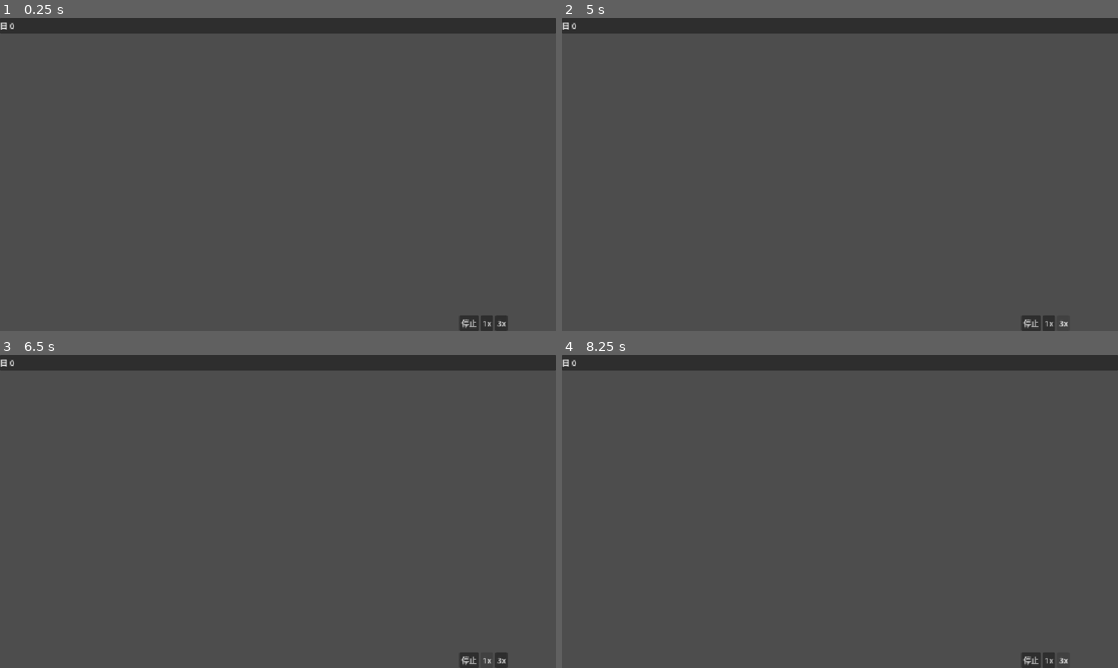
Above: before the commit, frames 1-4 (two rows, left to right).
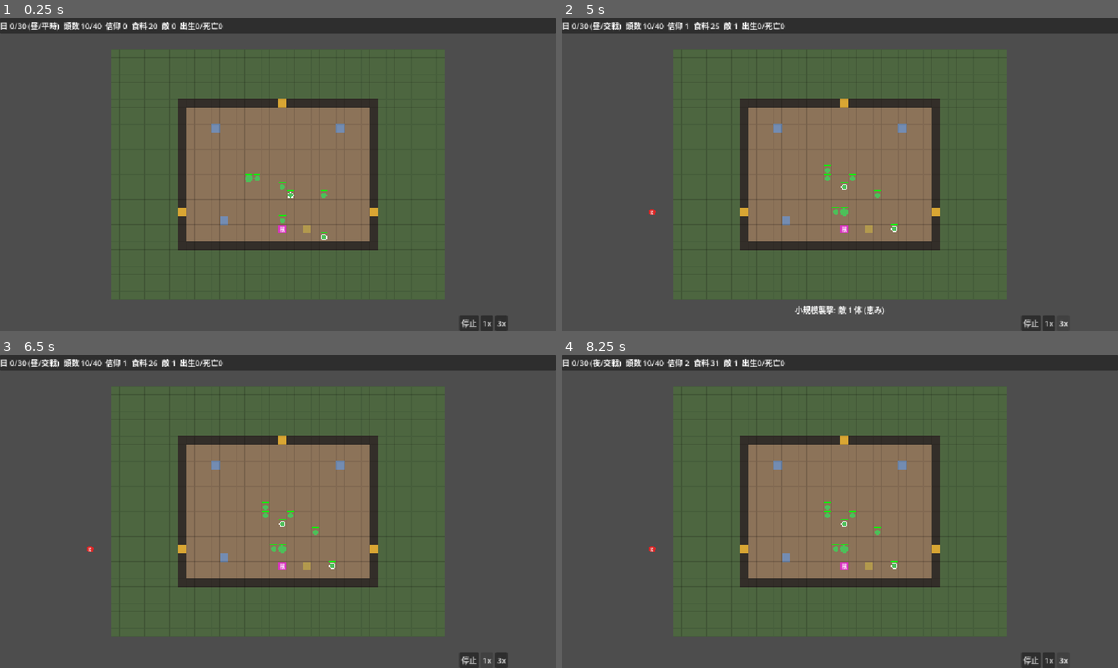
Above: after the commit, the same moments.

Repository: sashimihoutyou/GoblinColony
Game: Godot game, scene res://scenes/Main.tscn
The game is run twice, just before and just after one commit, with the same random seed, the same clock (stepped at 60 frames per second) and the same inputs.
Inputs:
- Up to frame 1 (0.25 s): no input
- Up to frame 2 (5 s): click "停止" at 0.5 s; click "1x" at 1.25 s; click "3x" at 2 s; click "停止" at 2.75 s; click "1x" at 3.5 s; click "3x" at 4.25 s
- Up to frame 3 (6.5 s): click "停止" at 5 s; click "1x" at 5.75 s
- Up to frame 4 (8.25 s): click "3x" at 6.5 s; tap Enter at 8 s

The runs differ from the first frame. In frame 1, 44% of the frame differs, in the area x 2-80%, y 1-90%; in frame 2, 45%, in the area x 2-80%, y 1-95%; in frame 3, 44%; in frame 4, 44%.
Error before the commit: Parse Error: Cannot infer the type of "phase_txt" variable because the value doesn't have a set type. (res://scripts/main.gd:78)
Error after the commit: Invalid access to property or key 'target_x' on a base object of type 'RefCounted (EnemyUnit)'. (res://scripts/sim/world.gd:257)

Commit message:
Fix GDScript type inference errors (Variant → explicit int/String)
- goblin.gd: min/max/XOR の結果を int に明示
- pathfinding.gd: abs() の結果を int に明示
- main.gd: Array 添字アクセスの結果を String に明示

https://claude.ai/code/session_017U1KEhjWJtmHHQEGRm53N6

Diff:
--- a/Game/scripts/main.gd
+++ b/Game/scripts/main.gd
@@ -75,7 +75,7 @@
 
 func _update_status() -> void:
 	if status_label:
-		var phase_txt := ["平時", "予兆", "交戦"][world.phase]
+		var phase_txt: String = (["平時", "予兆", "交戦"] as Array)[world.phase]
 		var time_txt := "昼" if world.is_day() else "夜"
 		status_label.text = "日 %d/%d (%s/%s)  頭数 %d/%d  信仰 %.0f  食料 %.0f  敵 %d  出生%d/死亡%d" % [
 			world.day, params.final_day, time_txt, phase_txt,
--- a/Game/scripts/sim/goblin.gd
+++ b/Game/scripts/sim/goblin.gd
@@ -77,9 +77,9 @@
 static func compatibility(a: Goblin, b: Goblin) -> float:
 	var sa := (a.id * 2654435761) & 0xFFFFFFFF
 	var sb := (b.id * 2654435761) & 0xFFFFFFFF
-	var lo := min(sa, sb)
-	var hi := max(sa, sb)
-	var mixed := ((lo + 1) * 2246822519) ^ ((hi + 1) * 3266489917)
+	var lo: int = min(sa, sb)
+	var hi: int = max(sa, sb)
+	var mixed: int = ((lo + 1) * 2246822519) ^ ((hi + 1) * 3266489917)
 	return float((mixed & 0xFFFFFFFF) % 1000) / 1000.0
 
 func snapshot() -> Dictionary:
--- a/Game/scripts/sim/pathfinding.gd
+++ b/Game/scripts/sim/pathfinding.gd
@@ -60,8 +60,8 @@
 
 static func _heuristic(a: Vector2i, b: Vector2i) -> float:
 	# オクタイル距離 (8 方向)。
-	var dx := abs(a.x - b.x)
-	var dy := abs(a.y - b.y)
+	var dx: int = abs(a.x - b.x)
+	var dy: int = abs(a.y - b.y)
 	return float(dx + dy) + (1.41421356 - 2.0) * float(min(dx, dy))
 
 static func _reconstruct(came_from: Dictionary, current: Vector2i) -> Array:
